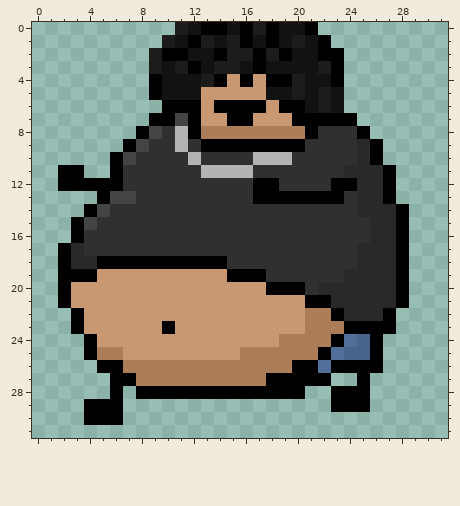
File history of a pixel-art sprite, Enemies/Art/tristan/tristan-0.png. The first picture shows the starting point.
The file is 32x32 pixels.
After the commit:
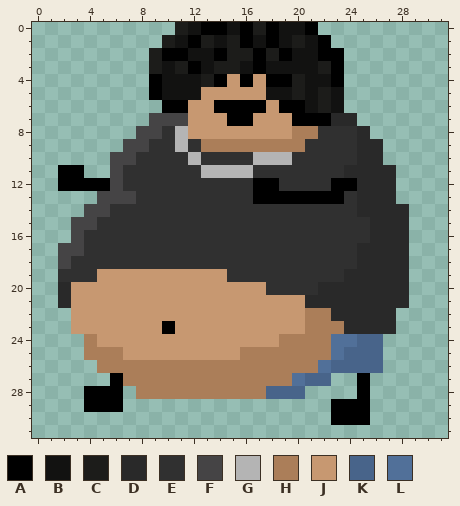
Palette (. is transparent): A #000000  B #121211  C #1c1c1a  D #292929  E #303030  F #454445  G #b4b4b4  H #ab7e59  J #c79871  K #48648a  L #517099
Log entry: fixed steve and tristan textures
From old to new:
Changed rows in their new state; - is an unchanged pixel.
first column x 2:
 6 ----------J----------------
 7 -------FF-J----------DD----
 8 ------F---JJJJJJJJ-H---D---
 9 -----F-----HHHHHHHH-----D--
10 ----F-------------------D--
11 ----F--------------------D-
12 ----F--------------------D-
13 ---F---------------------D-
14 --F-----------------------D
15 -F------------------------D
16 -F------------------------D
17 FF------------------------D
18 FEEEEEEEEEEEE-------------D
19 EEE----------EEE----------D
20 D---------------EEE-------D
21 D------------------DD-----D
22 -J-------------------D---D-
23 -J--------------------DDDD-
24 --H------------------L--K--
25 --H-----------------H---K--
26 ---HH-------------HH-KKKK--
27 -----H----------HHLKK------
28 --AA--HHHHHHHHHHKKK--..----
30 --...----------------AAA---
